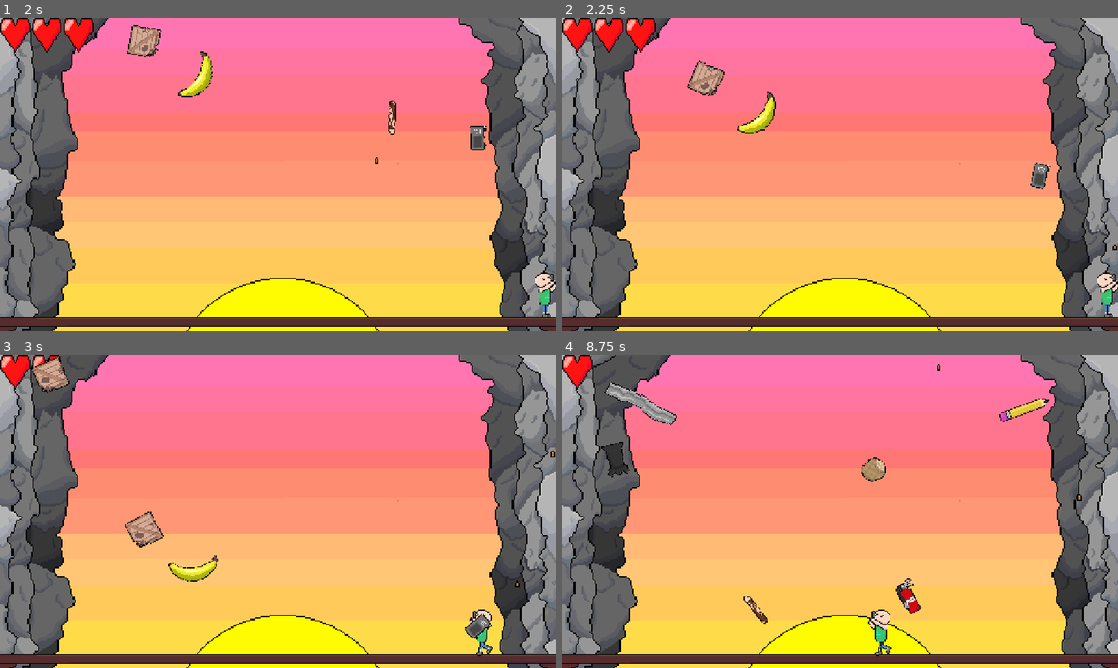
Above: before the commit, frames 1-4 (two rows, left to right).
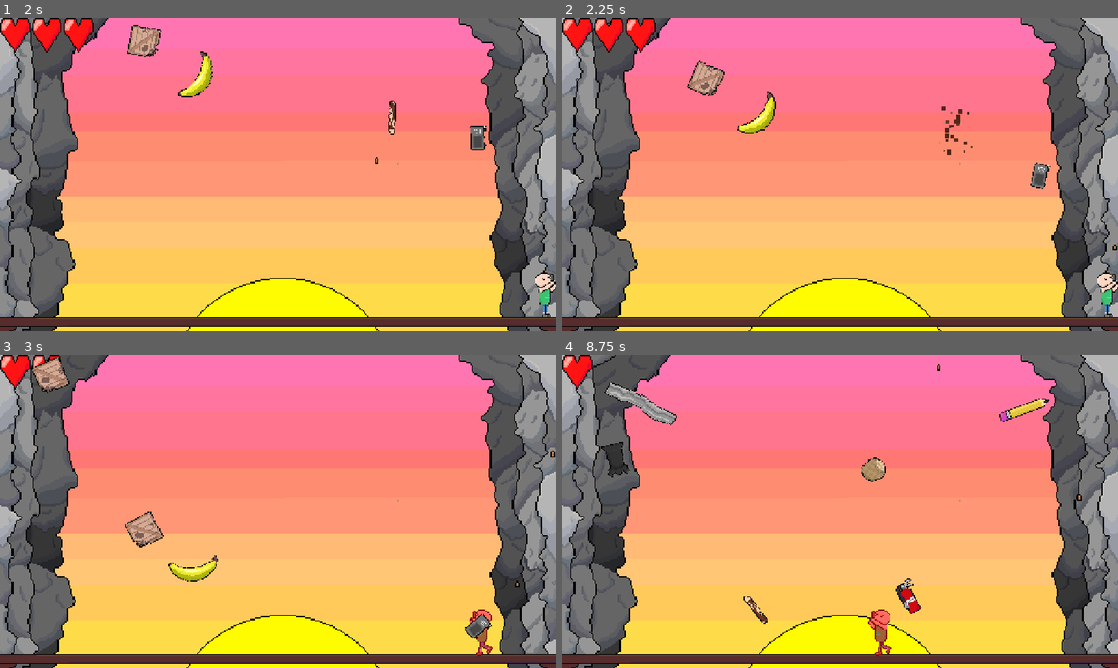
Above: after the commit, the same moments.

Repository: SpicyTime/DodgerGame
Game: Godot game, scene res://Game/game.tscn
Two runs of this game, one before a commit and one after it. Both use one fixed random seed, a clock stepped at 60 frames per second and the inputs below. The engine's default icon, where the game draws it, is replaced by a stand-in: a white triangle on a blue panel in a dark square. Sound files missing from this copy of the repository are replaced by a short silence.
Inputs:
- Up to frame 1 (2 s): click "Play" at 0.5 s; hold D (move_right) from 1.28 s (still down); tap Space (shoot) at 1.35 s
- Up to frame 2 (2.25 s): keep holding D (move_right); tap Space (shoot) at 2.1 s
- Up to frame 3 (3 s): release D (move_right) at 2.78 s; hold A (move_left) from 2.78 s (still down); tap Space (shoot) at 2.85 s
- Up to frame 4 (8.75 s): release A (move_left) at 3.53 s; hold D (move_right) 3.53-5.03 s; tap Space (shoot) at 3.6, 4.35, 5.1, 7.35, 8.1 s; hold A (move_left) 5.03-5.75 s; click "Restart" at 5.75 s; click "Play" at 6.5 s; hold D (move_right) 7.28-8.03 s; hold A (move_left) from 8.03 s (still down)

Frame 1 is identical in both runs. In frame 2, 0.1% of the frame differs, in the area x 67-74%, y 28-44%; in frame 3, 0.2%; in frame 4, 0.3%, in the area x 55-60%, y 81-97%.

Commit message:
Added destruction particles to the falling objects

Diff:
--- a/GUI/hud.gd
+++ b/GUI/hud.gd
@@ -7,7 +7,6 @@
 		if heart:
 			heart.visible = i < current_health
 func _ready() -> void:
-
 	SignalBus.health_changed.connect(_on_health_changed)
 	for i in range(3):
 		var heart := TextureRect.new()
@@ -17,5 +16,4 @@
 
 func _on_health_changed(diff: int, health_node: Health):
 	if health_node.get_parent() is Player:
-		print(health_node.health)
 		update_hearts(health_node.max_health, health_node.health)
--- a/Game/game_manager.gd
+++ b/Game/game_manager.gd
@@ -46,6 +46,5 @@
 	var time_label: Label = death_screen.get_node("VBoxContainer/TimeLabel")
 	var score  = (objects_destroyed * 100) + roundi(game_time / 10) * 10
 
-	print(score)
 	score_label.text = "Score: " + str(score)
 	time_label.text = "Time Survived: " + str(snapped(game_time, 0.001))
--- /dev/null
+++ b/Hazards/destroy_particles.tres
@@ -0,0 +1,25 @@
+[gd_resource type="ParticleProcessMaterial" load_steps=5 format=3 uid="uid://dcq3v0ugtea22"]
+
+[sub_resource type="Gradient" id="Gradient_xvv16"]
+
+[sub_resource type="GradientTexture1D" id="GradientTexture1D_153sd"]
+gradient = SubResource("Gradient_xvv16")
+
+[sub_resource type="Curve" id="Curve_5r2au"]
+_data = [Vector2(0, 1), 0.0, 0.0, 0, 0, Vector2(1, 0.206226), 0.0, 0.0, 0, 0]
+point_count = 2
+
+[sub_resource type="CurveTexture" id="CurveTexture_b4dyi"]
+curve = SubResource("Curve_5r2au")
+
+[resource]
+lifetime_randomness = 1.0
+particle_flag_disable_z = true
+spread = 180.0
+initial_velocity_min = 20.0
+initial_velocity_max = 340.0
+gravity = Vector3(0, 0, 0)
+scale_min = 5.0
+scale_max = 15.0
+scale_curve = SubResource("CurveTexture_b4dyi")
+color_ramp = SubResource("GradientTexture1D_153sd")
--- /dev/null
+++ b/Hazards/destroy_particles.tscn
@@ -0,0 +1,11 @@
+[gd_scene load_steps=2 format=3 uid="uid://dm6p8xmebv643"]
+
+[ext_resource type="Material" uid="uid://dcq3v0ugtea22" path="res://Hazards/destroy_particles.tres" id="1_wxail"]
+
+[node name="DestroyParticles" type="GPUParticles2D"]
+emitting = false
+amount = 30
+lifetime = 0.75
+one_shot = true
+explosiveness = 1.0
+process_material = ExtResource("1_wxail")
--- a/Hazards/falling_object.gd
+++ b/Hazards/falling_object.gd
@@ -107,6 +107,52 @@
 	texture = choose_object_texture()
 	create_collider()
 	set_health_and_hit()
+
+func _get_all_colors(image: Image) -> Array:
+	var color_set := {}  # Use a dictionary as a set
+	var color_list := []
+
+	for x in range(image.get_width()):
+		for y in range(image.get_height()):
+			var color = image.get_pixel(x, y)
+
+			# Round to reduce precision noise
+			var rounded = Color(
+				round(color.r * 255.0) / 255.0,
+				round(color.g * 255.0) / 255.0,
+				round(color.b * 255.0) / 255.0,
+				round(color.a * 255.0) / 255.0
+			)
+
+			if rounded.a < 0.05:
+				continue  # Skip mostly transparent pixels
+
+			# Serialize color to string to ensure uniqueness
+			var key = str(rounded)
+			if not color_set.has(key):
+				color_set[key] = rounded
+				color_list.append(rounded)
+
+	# Optional: Sort by brightness (or any criteria)
+	color_list.sort_custom(sort_by_value)
+
+	return color_list
+
+
+func sort_by_value(a: Color, b: Color):
+	return a.v < b.v
+
+
+
+func _apply_sprite_color_to_particles(particles: GPUParticles2D):
+	var color_list = _get_all_colors(texture.get_image())
+	var gradient := Gradient.new()
+	for i in range(color_list.size()):
+		gradient.add_point( i / float(color_list.size() - 1), color_list[i])
+	var ramp := GradientTexture1D.new()
+	ramp.gradient = gradient
+	var base_material := particles.process_material as ParticleProcessMaterial
+	base_material.color_ramp = ramp
 func _ready() -> void:
 	SignalBus.health_depleted.connect(_on_health_depleted)
 
@@ -134,4 +180,9 @@
 		if pickup:
 			drop_pickup()
 		AudioManager.play_sfx(destroy_sound, "SFX", 5.0)
+		var particles = load("res://Hazards/destroy_particles.tscn").instantiate()
+		particles.global_position = global_position
+		particles.emitting = true
+		_apply_sprite_color_to_particles(particles)
+		get_tree().root.get_node("Game").add_child(particles)
 		queue_free()
--- a/Pickups/ammo_box.tscn
+++ b/Pickups/ammo_box.tscn
@@ -1,11 +1,11 @@
 [gd_scene load_steps=4 format=3 uid="uid://bv6xkanl1oop5"]
 
 [ext_resource type="PackedScene" uid="uid://bwlt157v5cce4" path="res://Pickups/pickup.tscn" id="1_nqog8"]
-[ext_resource type="Texture2D" uid="uid://bqca3n2yssy3h" path="res://icon.svg" id="2_137bv"]
 [ext_resource type="Script" uid="uid://cxesv7aasw8pk" path="res://Pickups/ammo_box.gd" id="2_m65on"]
+[ext_resource type="Texture2D" uid="uid://bbb6m3amk3fw7" path="res://Assets/Sprites/Pickups/AmmoPickup.png" id="3_137bv"]
 
 [node name="AmmoBox" instance=ExtResource("1_nqog8")]
 script = ExtResource("2_m65on")
 
 [node name="Sprite2D" parent="." index="0"]
-texture = ExtResource("2_137bv")
+texture = ExtResource("3_137bv")
--- /dev/null
+++ b/Player/hurt.gdshader
@@ -0,0 +1,17 @@
+shader_type canvas_item;
+
+uniform bool effect_enabled = false;
+
+void fragment() {
+	vec4 tex_color = texture(TEXTURE, UV);
+	vec3 flash_color = vec3(1.0, 0.0, 0.0);
+	if(effect_enabled){
+		vec3 final_color = mix(tex_color.rgb, flash_color, 0.5);
+		COLOR = vec4(final_color, tex_color.a);
+	}
+}
+
+//void light() {
+//	// Called for every pixel for every light affecting the CanvasItem.
+//	// Uncomment to replace the default light processing function with this one.
+//}
--- a/Player/player.gd
+++ b/Player/player.gd
@@ -4,15 +4,17 @@
 @onready var health: Health = $Health
 @onready var animated_sprite_2d: AnimatedSprite2D = $AnimatedSprite2D
 @onready var gun: Node2D = $Gun
-
+@onready var shader_material := $AnimatedSprite2D.material as ShaderMaterial
 var gravity: float = 9.8
-var powerups = []
 var bullets: int = 25
 var gun_flipped
 var coin_count: int = 0
 var hurt_sound = preload(Constants.SFX_FOLDER_PATH + "Hurt.mp3")
+func flash_red():
+	shader_material.set_shader_parameter("effect_enabled", true)
+	await get_tree().create_timer(0.1).timeout
+	shader_material.set_shader_parameter("effect_enabled", false)
 func add_health(amount):
-	powerups.append(Constants.PowerupType.HEALTH)
 	health.set_max_health(health.max_health + amount)
 	health.restore_health()
 func add_bullets(amount: int):
@@ -60,6 +62,7 @@
 func _on_health_changed(diff, node):
 	if node == $Health:
 		if diff < 0:
+			flash_red()
 			AudioManager.play_sfx(hurt_sound,"SFX", 7.0)
 func _on_health_depleted(health_object):
 	if health_object == $Health:
--- a/Player/player.tscn
+++ b/Player/player.tscn
@@ -1,11 +1,16 @@
-[gd_scene load_steps=14 format=3 uid="uid://ddpf73hwjtrgw"]
+[gd_scene load_steps=16 format=3 uid="uid://ddpf73hwjtrgw"]
 
 [ext_resource type="Script" uid="uid://d2bjmjcqjwx7f" path="res://Player/player.gd" id="1_4ntmi"]
 [ext_resource type="Texture2D" uid="uid://br16b475hf82f" path="res://Assets/Sprites/Character/Idle.png" id="2_fhl08"]
 [ext_resource type="Texture2D" uid="uid://gvk58ei2jpfr" path="res://Assets/Sprites/Character/Walk.png" id="2_k53q1"]
+[ext_resource type="Shader" uid="uid://c44bpe5oc7nty" path="res://Player/hurt.gdshader" id="2_vtle1"]
 [ext_resource type="Script" uid="uid://d1fapdy7cnpeu" path="res://Health System/health.gd" id="4_k53q1"]
 [ext_resource type="PackedScene" uid="uid://d3yrxgpxob382" path="res://Health System/hurt_box.tscn" id="5_fhl08"]
 [ext_resource type="PackedScene" uid="uid://cd0rx1ebkxlyc" path="res://Weapons/gun.tscn" id="5_k53q1"]
+
+[sub_resource type="ShaderMaterial" id="ShaderMaterial_od3ui"]
+shader = ExtResource("2_vtle1")
+shader_parameter/effect_enabled = false
 
 [sub_resource type="AtlasTexture" id="AtlasTexture_vtle1"]
 atlas = ExtResource("2_k53q1")
@@ -63,13 +68,16 @@
 script = ExtResource("1_4ntmi")
 
 [node name="AnimatedSprite2D" type="AnimatedSprite2D" parent="."]
+material = SubResource("ShaderMaterial_od3ui")
 sprite_frames = SubResource("SpriteFrames_x3vf3")
 animation = &"idle"
 
 [node name="CollisionShape2D" type="CollisionShape2D" parent="."]
+visible = false
 shape = SubResource("CapsuleShape2D_k53q1")
 
 [node name="Gun" parent="." instance=ExtResource("5_k53q1")]
+visible = false
 position = Vector2(-24, -72)
 
 [node name="Health" type="Node" parent="."]
@@ -79,9 +87,11 @@
 metadata/_custom_type_script = "uid://d1fapdy7cnpeu"
 
 [node name="Hurtbox" parent="." node_paths=PackedStringArray("health") instance=ExtResource("5_fhl08")]
+visible = false
 collision_mask = 2
 health = NodePath("../Health")
 
 [node name="CollisionShape2D" type="CollisionShape2D" parent="Hurtbox"]
+visible = false
 position = Vector2(0, 6.006)
 shape = SubResource("RectangleShape2D_fhl08")
Binary file added: Assets/Sprites/Pickups/AmmoPickup.png
Not shown, added: Assets/Sprites/Pickups/AmmoPickup.png.import
Not shown, added: Player/hurt.gdshader.uid
